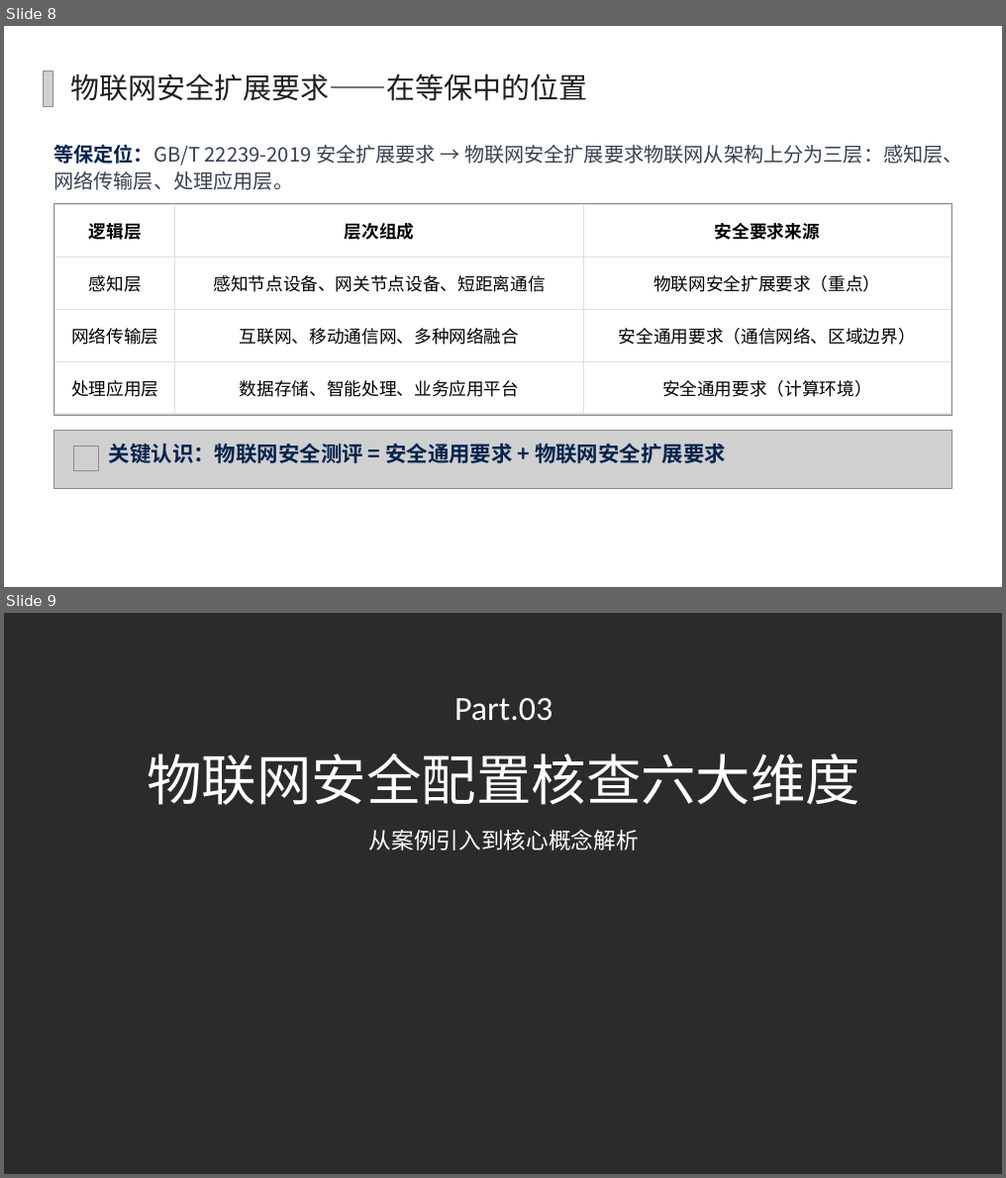
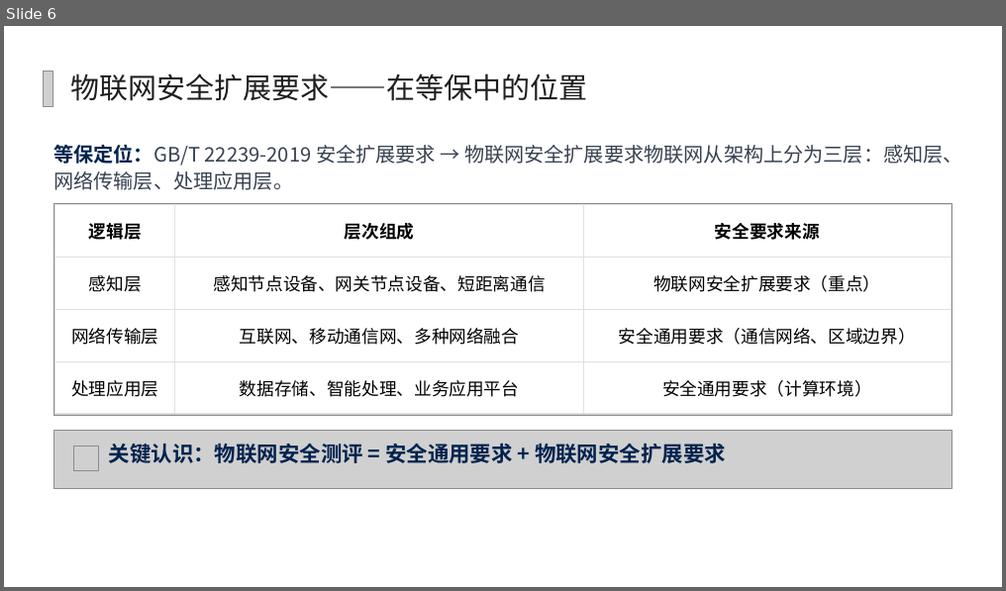
Before and after one commit to yiyimu-ruiruimu/security-assessment-platform, a slide deck: PPT/7.3.2 物联网安全配置核查.pptx. Shown one above the other, each under a label of ours: slides 8 and 9 before the commit, slide 6 after it. The pictures are 1006x1178 and 1006x591 pixels, drawn with LibreOffice and Linux fonts; fonts in the diff are those of the drawing; grey boxes stand for pictures; background and template pictures are left out; a plain dark background stands for a picture behind light text. Boxes give left, top, right and bottom in pixels: in the first picture for what was removed or moved away, otherwise in the second. Text is boxed around its words. In the diff, an @@ line names an element or a change of style, - is before the commit and + after.

```diff
--- a/PPT/7.3.2 物联网安全配置核查.pptx
+++ b/PPT/7.3.2 物联网安全配置核查.pptx
@@ slide 9 removed at <box>4,613,1002,1174</box>, background picture (left out) @@
@@ text removed at <box>454,698,552,721</box> @@
-Part.03
@@ text removed at <box>147,754,860,805</box> @@
-物联网安全配置核查六大维度
@@ text removed at <box>369,830,639,851</box> @@
-从案例引入到核心概念解析
@@ what was slide 8 is now slide 6 @@
```
Also in this commit, not shown: 8 slides changed, 2 slides added, 7 other slides removed, 49 other files.
